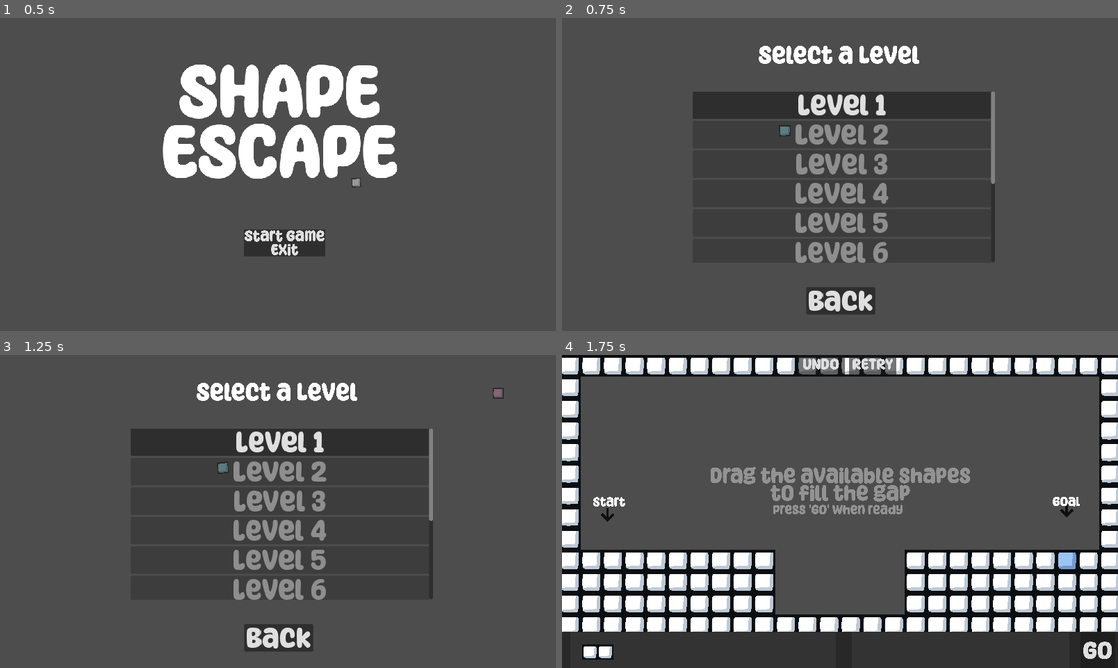
Above: before the commit, frames 1-4 (two rows, left to right).
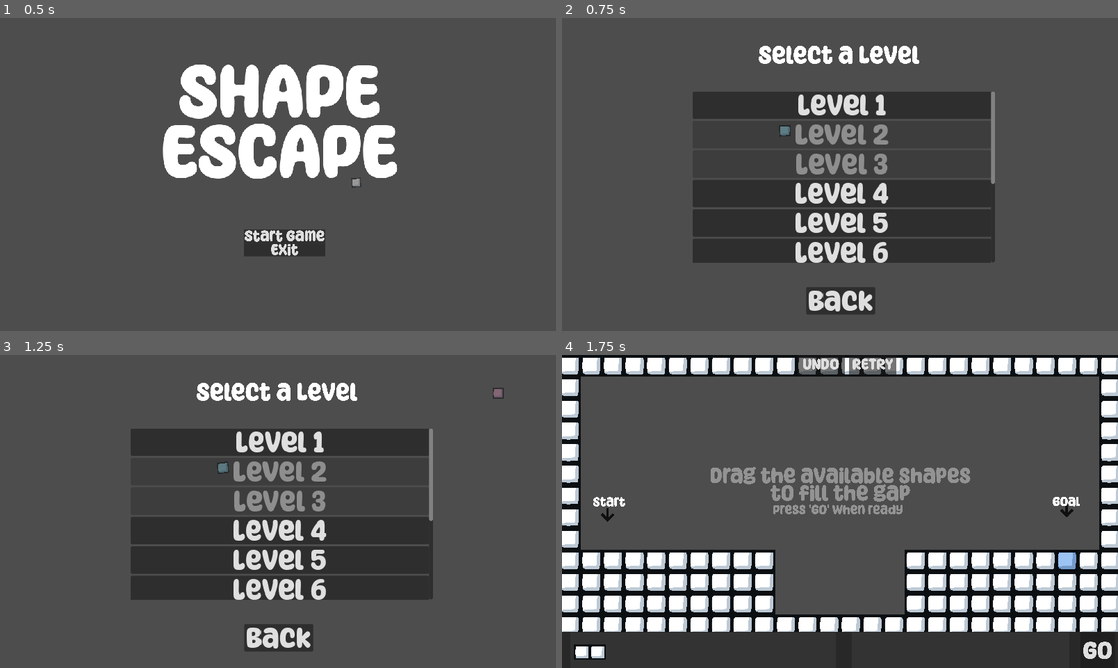
Above: after the commit, the same moments.

Repository: matt-neave/shapeEscape
Game: Godot game, scene res://scenes/menu.tscn
The game is run twice, just before and just after one commit, with the same random seed, the same clock (stepped at 60 frames per second) and the same inputs.
Inputs:
- Up to frame 1 (0.5 s): no input
- Up to frame 2 (0.75 s): click "Start Game" at 0.5 s
- Up to frame 3 (1.25 s): no input
- Up to frame 4 (1.75 s): click "Level 1" at 1.25 s

Frame 1 is identical in both runs. In frame 2, 1.9% of the frame differs, in the area x 42-59%, y 52-79%; in frame 3, 1.9%; in frame 4, 0.2%.

Commit message:
Fixed the problem of shapes sticking out of the hotbar button boundaries

Diff:
--- a/map_resources/world_tile_set.tres
+++ b/map_resources/world_tile_set.tres
@@ -6,58 +6,26 @@
 texture = ExtResource("1_01qya")
 texture_region_size = Vector2i(64, 64)
 0:0/0 = 0
-0:0/0/physics_layer_0/linear_velocity = Vector2(0, 0)
-0:0/0/physics_layer_0/angular_velocity = 0.0
 0:0/0/physics_layer_0/polygon_0/points = PackedVector2Array(-32, -32, 32, -32, 32, 32, -32, 32)
 1:0/0 = 0
-1:0/0/physics_layer_0/linear_velocity = Vector2(0, 0)
-1:0/0/physics_layer_0/angular_velocity = 0.0
 1:0/0/physics_layer_0/polygon_0/points = PackedVector2Array(-32, -32, 32, -32, 32, 32, -32, 32)
 2:0/0 = 0
-2:0/0/physics_layer_0/linear_velocity = Vector2(0, 0)
-2:0/0/physics_layer_0/angular_velocity = 0.0
 3:0/0 = 0
-3:0/0/physics_layer_0/linear_velocity = Vector2(0, 0)
-3:0/0/physics_layer_0/angular_velocity = 0.0
 0:1/0 = 0
-0:1/0/physics_layer_0/linear_velocity = Vector2(0, 0)
-0:1/0/physics_layer_0/angular_velocity = 0.0
 0:1/0/physics_layer_0/polygon_0/points = PackedVector2Array(-32, -32, 32, -32, 32, 32, -32, 32)
 1:1/0 = 0
-1:1/0/physics_layer_0/linear_velocity = Vector2(0, 0)
-1:1/0/physics_layer_0/angular_velocity = 0.0
 1:1/0/physics_layer_0/polygon_0/points = PackedVector2Array(-32, -32, 32, -32, 32, 32, -32, 32)
 2:1/0 = 0
-2:1/0/physics_layer_0/linear_velocity = Vector2(0, 0)
-2:1/0/physics_layer_0/angular_velocity = 0.0
 3:1/0 = 0
-3:1/0/physics_layer_0/linear_velocity = Vector2(0, 0)
-3:1/0/physics_layer_0/angular_velocity = 0.0
 0:2/0 = 0
-0:2/0/physics_layer_0/linear_velocity = Vector2(0, 0)
-0:2/0/physics_layer_0/angular_velocity = 0.0
 0:2/0/physics_layer_0/polygon_0/points = PackedVector2Array(-32, -32, 32, -32, 32, 32, -32, 32)
 1:2/0 = 0
-1:2/0/physics_layer_0/linear_velocity = Vector2(0, 0)
-1:2/0/physics_layer_0/angular_velocity = 0.0
 2:2/0 = 0
-2:2/0/physics_layer_0/linear_velocity = Vector2(0, 0)
-2:2/0/physics_layer_0/angular_velocity = 0.0
 3:2/0 = 0
-3:2/0/physics_layer_0/linear_velocity = Vector2(0, 0)
-3:2/0/physics_layer_0/angular_velocity = 0.0
 0:3/0 = 0
-0:3/0/physics_layer_0/linear_velocity = Vector2(0, 0)
-0:3/0/physics_layer_0/angular_velocity = 0.0
 1:3/0 = 0
-1:3/0/physics_layer_0/linear_velocity = Vector2(0, 0)
-1:3/0/physics_layer_0/angular_velocity = 0.0
 2:3/0 = 0
-2:3/0/physics_layer_0/linear_velocity = Vector2(0, 0)
-2:3/0/physics_layer_0/angular_velocity = 0.0
 3:3/0 = 0
-3:3/0/physics_layer_0/linear_velocity = Vector2(0, 0)
-3:3/0/physics_layer_0/angular_velocity = 0.0
 
 [resource]
 tile_size = Vector2i(64, 64)
--- a/scenes/levels/level_1.tscn
+++ b/scenes/levels/level_1.tscn
@@ -37,10 +37,8 @@
 layer_0/name = "base_map"
 layer_0/tile_data = PackedInt32Array(65533, 0, 2, 65534, 0, 2, 65535, 0, 2, 0, 0, 2, 1, 0, 2, 2, 0, 2, 65532, 0, 2, 655 …(1670 unchanged characters)…
 layer_1/name = "placed_tiles"
-layer_1/tile_data = PackedInt32Array()
 layer_2/name = "placement_tiles"
 layer_2/modulate = Color(1, 1, 1, 0.466667)
-layer_2/tile_data = PackedInt32Array()
 script = ExtResource("5_ut2x5")
 shapes_control = NodePath("../UI/AvaliableShapes")
 
--- a/scenes/levels/level_4.tscn
+++ b/scenes/levels/level_4.tscn
@@ -37,10 +37,8 @@
 layer_0/name = "base_map"
 layer_0/tile_data = PackedInt32Array(65533, 0, 2, 65534, 0, 2, 65535, 0, 2, 0, 0, 2, 1, 0, 2, 2, 0, 2, 65532, 0, 2, 655 …(1639 unchanged characters)…
 layer_1/name = "placed_tiles"
-layer_1/tile_data = PackedInt32Array()
 layer_2/name = "placement_tiles"
 layer_2/modulate = Color(1, 1, 1, 0.466667)
-layer_2/tile_data = PackedInt32Array()
 script = ExtResource("5_oayc2")
 shapes_control = NodePath("../UI/AvaliableShapes")
 
--- a/scripts/game_manager.gd
+++ b/scripts/game_manager.gd
@@ -40,7 +40,7 @@
 			[["right", 0, 0]],
 		],
 		"multipliers" = [2, 2],
-		"unlocked" = false
+		"unlocked" = true
 	},
 	{ # level 5
 		"shapes" = [
@@ -49,7 +49,7 @@
 			[["right", 0, 0], ["left", 3, 1]],
 		],
 		"multipliers" = [3],
-		"unlocked" = false,
+		"unlocked" = true,
 	},
 	{ # level 6
 		"shapes" = [
@@ -59,7 +59,7 @@
 			[["none", 0, 0], ["none", 0, 1]],
 		],
 		"multipliers" = [2, 3],
-		"unlocked" = false,
+		"unlocked" = true,
 	},
 	{ # level 7
 		"shapes" = [
@@ -69,7 +69,7 @@
 
 		],
 		"multipliers" = [3, 4, 5],
-		"unlocked" = false,
+		"unlocked" = true,
 	},
 	{ # level 8
 		"shapes" = [
@@ -81,7 +81,7 @@
 			[["none", 0, 0]]
 		],
 		"multipliers" = [2, 3, 3, 3, 4],
-		"unlocked" = false,
+		"unlocked" = true,
 	},
 	{ # level 9
 		"shapes" = [
--- a/scripts/shape_sprite.gd
+++ b/scripts/shape_sprite.gd
@@ -30,29 +30,29 @@
 		var sprite = Sprite2D.new()
 		sprite.texture = get_block_texture(block)
 		sprite.position = block_pos * 64
-
-		if block_pos.x < min_x:
-			min_x = block_pos.x
-		if block_pos.y < min_y:
-			min_y = block_pos.y
-		if block_pos.x > max_x:
-			max_x = block_pos.x
-		if block_pos.y > max_y:
-			max_y = block_pos.y
-
 		add_child(sprite)
 
-	var to_scale = max(max_x - min_x + 1, max_y - min_y + 1)
-	scale.x /= to_scale
-	scale.y /= to_scale
+		min_x = min(min_x, block_pos.x)
+		min_y = min(min_y, block_pos.y)
+		max_x = max(max_x, block_pos.x)
+		max_y = max(max_y, block_pos.y)
 
-	# By default, the pivot is the root block
-	# We need to shift the pivot to the center of the shape
-	var center = Vector2((max_x + min_x) / 2, (max_y + min_y) / 2)
-	position = -center * 64 * scale
+	var shape_width = (max_x - min_x + 1) * 64
+	var shape_height = (max_y - min_y + 1) * 64
 
-	# Finally, move to the center of the container
-	position += get_parent().get_parent().size / 2
+	var parent_size = get_parent().get_parent().size
+	var scale_factor = min(parent_size.x / shape_width, parent_size.y / shape_height)
+
+	# Additional scaling to ensure that there is some room near the boundaries
+	var margin_scale_factor = 0.8
+	scale_factor *= margin_scale_factor
+	scale = Vector2(scale_factor, scale_factor)
+
+	# Calculate the center
+	var shape_center = Vector2((max_x + min_x) * 32, (max_y + min_y) * 32) * scale_factor
+
+	# Position the shape to center
+	position = (parent_size / 2) - shape_center
 
 
 
Not shown: 1 places in scenes/levels/level_1.tscn that only renumber resources
Not shown: 1 places in scenes/levels/level_4.tscn that only renumber resources
